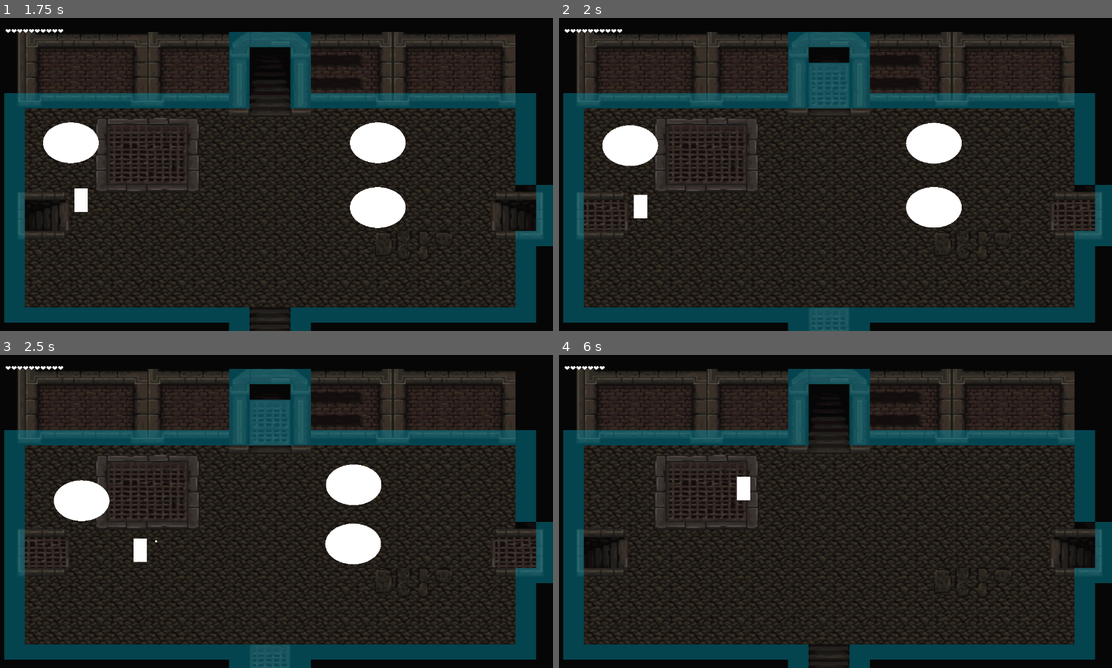
Above: before the commit, frames 1-4 (two rows, left to right).
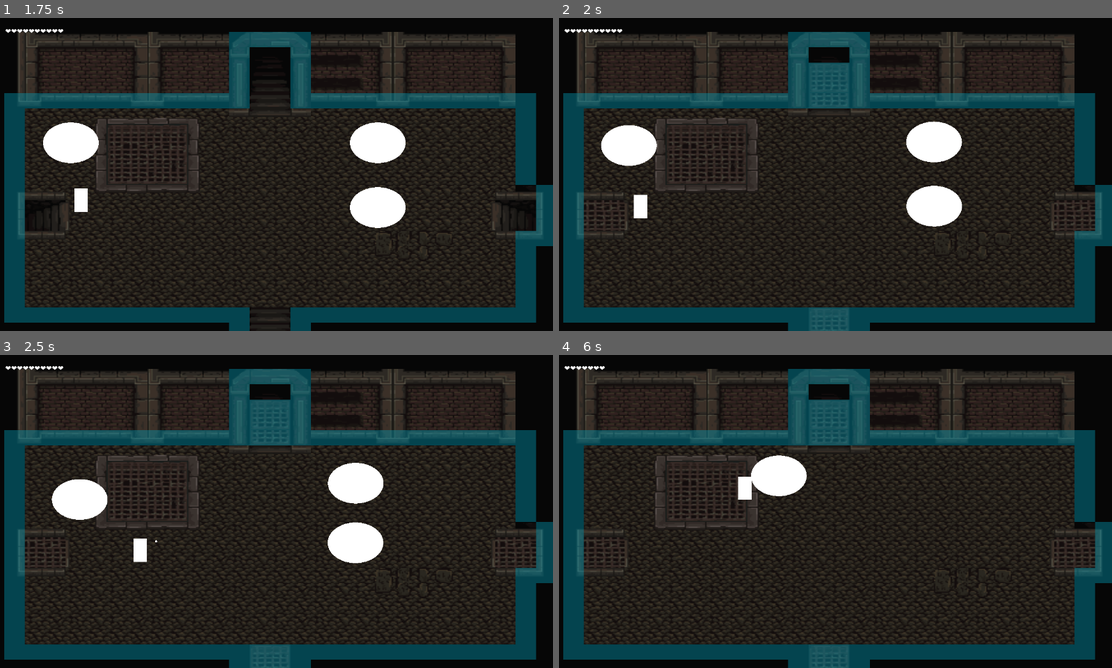
Above: after the commit, the same moments.

Repository: WilliamKluck/CSS385_Project
Game: Godot game, scene res://Scenes/room.tscn
Two runs of this game, one before a commit and one after it. Both use one fixed random seed, a clock stepped at 60 frames per second and the inputs below.
Inputs:
- Up to frame 1 (1.75 s): hold D (move_right) 0.53-1.28 s; hold Space (shoot) 0.53-1.28 s; hold S (move_down) from 1.28 s (still down); tap Space (shoot) at 1.35 s
- Up to frame 2 (2 s): keep holding S (move_down)
- Up to frame 3 (2.5 s): release S (move_down) at 2.03 s; hold D (move_right) from 2.03 s (still down); hold Space (shoot) from 2.03 s (still down)
- Up to frame 4 (6 s): release D (move_right) at 2.78 s; release Space (shoot) at 2.78 s; hold W (move_up) 2.78-3.53 s; tap Space (shoot) at 2.85, 4.35, 5.85 s; hold Space (shoot) 3.53-4.28 s; hold Left (move_left) 3.53-5.03 s; hold S (move_down) 5.03-5.78 s; hold Space (shoot) 5.03-5.78 s; hold D (move_right) from 5.78 s (still down)

Frame 1 is identical in both runs. In frame 2, 0.3% of the frame differs, in the area x 7-73%, y 33-67%; in frame 3, 0.5%; in frame 4, 3.4%, in the area x 4-97%, y 14-100%.

Commit message:
enemy jitter movement

Diff:
--- a/Scenes/room.tscn
+++ b/Scenes/room.tscn
@@ -2126,7 +2126,7 @@
 
 [node name="Enemies" type="Node" parent="."]
 
-[node name="Enemy" parent="Enemies" instance=ExtResource("3_p5vpr")]
+[node name="Enemy1" parent="Enemies" instance=ExtResource("3_p5vpr")]
 position = Vector2(877, 585)
 scale = Vector2(2.9394, 2.20081)
 
--- a/Scripts/enemy.gd
+++ b/Scripts/enemy.gd
@@ -2,22 +2,32 @@
 
 
 const SPEED = 100.0
+const jitter_angle = 25
+const jitter_duration = 5	# frames
 var hp = 100
 var room_node = null
 var player_node = null
+var frame: int = -1
 
 func _ready():
 	room_node = get_node("../..")
 	player_node = get_node("../../Player")
 
 func _physics_process(_delta: float) -> void:
+	frame += 1
 	if room_node.begin:
 		move()
+		jitter((frame / jitter_duration) % 2)
 		move_and_slide()
 
 func move() -> void:
 	var direction = (player_node.get_global_position() - get_global_position()).normalized()
 	velocity = direction * SPEED
+
+func jitter(flag):
+	#print(jitter_angle if flag else -jitter_angle)
+	velocity = velocity.rotated(deg_to_rad(jitter_angle if flag else -jitter_angle))
+	#print(name)
 
 func _on_projectile_detector_body_entered(body: Node2D) -> void:
 	if body.to_string().begins_with("Projectile"):
